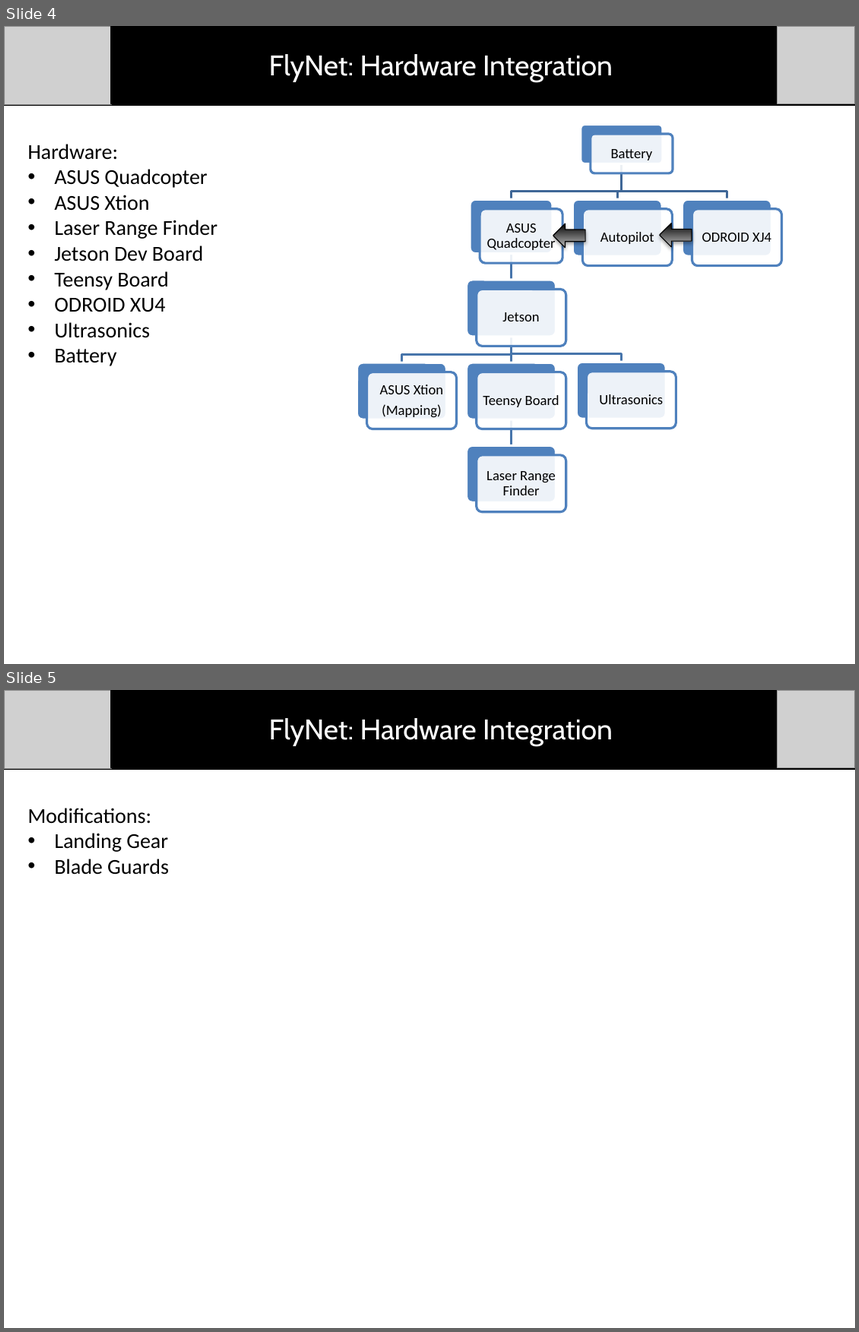
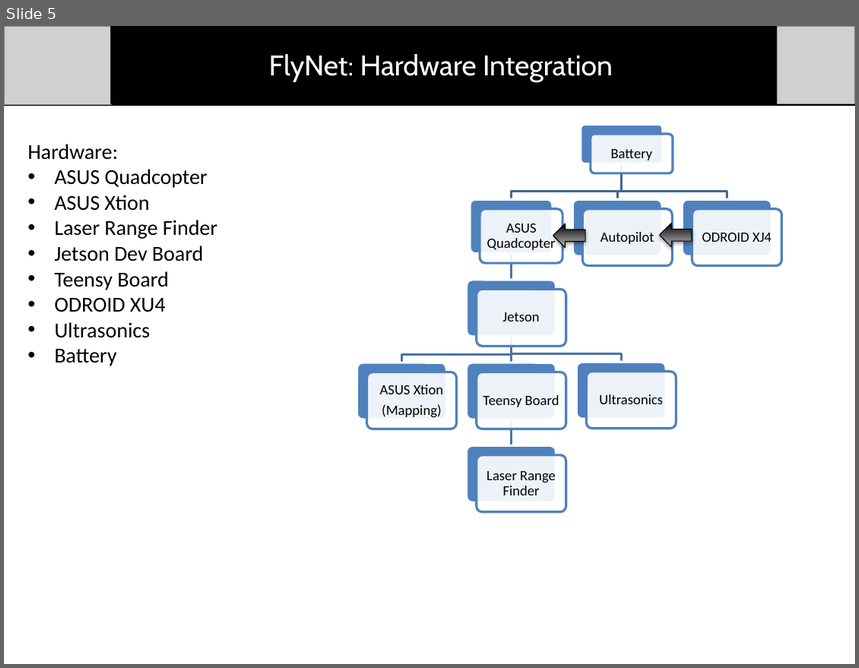
Before and after one commit to dtbinh/FlyNet, a slide deck: Presentations/Mid Semester Review/Individual_Slides/Matt/Busby_Slides.pptx. Shown one above the other, each under a label of ours: slides 4 and 5 before the commit, slide 5 after it. The pictures are 859x1332 and 859x668 pixels, drawn with LibreOffice and Linux fonts; fonts in the diff are those of the drawing; grey boxes stand for pictures. Boxes give left, top, right and bottom in pixels: in the first picture for what was removed or moved away, otherwise in the second. Text is boxed around its words. In the diff, an @@ line names an element or a change of style, - is before the commit and + after.

```diff
--- a/Presentations/Mid Semester Review/Individual_Slides/Matt/Busby_Slides.pptx
+++ b/Presentations/Mid Semester Review/Individual_Slides/Matt/Busby_Slides.pptx
@@ slide 5 removed at box(4, 690, 855, 1328), background #FFFFFF @@
@@ group removed at box(4, 690, 855, 768): 2 pictures, 1 line, 1 rectangle, 1 text @@
-FlyNet: Hardware Integration
@@ text removed at box(28, 808, 169, 875) @@
-Modifications:
-• Landing Gear
-• Blade Guards
@@ what was slide 4 is now slide 5 @@
```
Also in this commit, not shown: 1 slide changed, 1 slide added.
